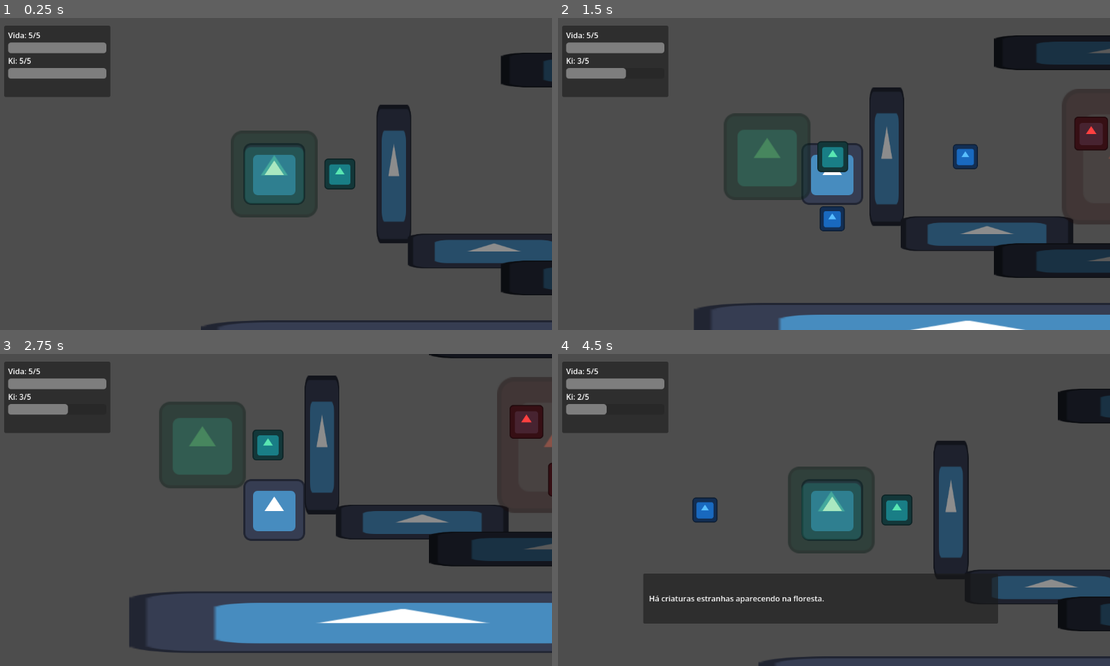
Above: before the commit, frames 1-4 (two rows, left to right).
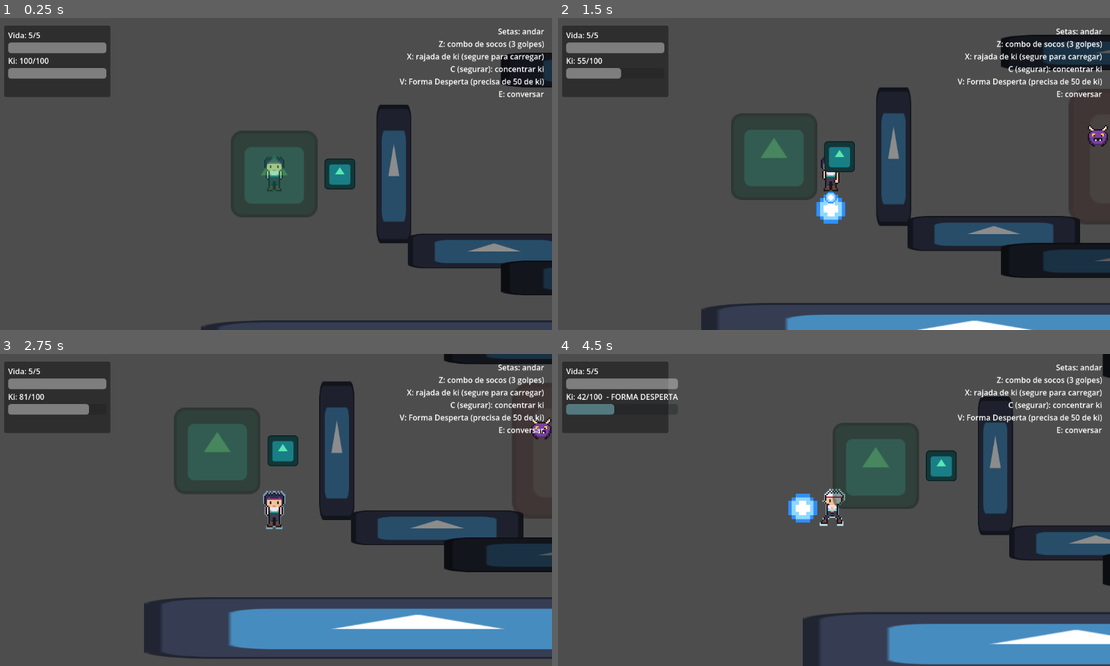
Above: after the commit, the same moments.

Repository: cadiguni/ki-adventure
Game: Godot game, scene res://scenes/main.tscn
The game is run twice, just before and just after one commit, with the same random seed, the same clock (stepped at 60 frames per second) and the same inputs. The engine's default icon, where the game draws it, is replaced by a stand-in: a white triangle on a blue panel in a dark square.
Inputs:
- Up to frame 1 (0.25 s): no input
- Up to frame 2 (1.5 s): tap Enter at 0.5 s; hold Right (ui_right) 0.53-1.28 s; hold X (ki_blast) 0.53-1.28 s; tap Z (attack) at 0.6 s; hold Down (ui_down) from 1.28 s (still down); tap X (ki_blast) at 1.35 s
- Up to frame 3 (2.75 s): tap C (charge_ki, bound only after the commit) at 1.55 s; release Down (ui_down) at 2.03 s; hold Right (ui_right) from 2.03 s (still down); hold C (charge_ki, bound only after the commit) from 2.03 s (still down); tap V (transform, bound only after the commit) at 2.3 s
- Up to frame 4 (4.5 s): release Right (ui_right) at 2.78 s; release C (charge_ki, bound only after the commit) at 2.78 s; hold Up (ui_up) 2.78-3.53 s; tap V (transform, bound only after the commit) at 2.85 s; tap Z (attack) at 3.05, 3.6 s; hold X (ki_blast) 3.53-4.28 s; hold Left (ui_left) from 3.53 s (still down); tap E (interact) at 4.35 s

The runs differ from the first frame. In frame 1, 2.1% of the frame differs, in the area x 3-99%, y 3-57%; in frame 2, 8.3%; in frame 3, 21%; in frame 4, 37%, in the area x 1-100%, y 0-100%.

Commit message:
Refactor enemy and player mechanics; update UI and add sprite generation tool
- Adjusted basic enemy properties including size and texture.
- Enhanced player character with new attack combos, transformation mechanics, and ki charging system.
- Updated projectile behavior to include knockback and piercing effects.
- Improved player status UI to reflect transformation state and added control instructions.
- Introduced a PowerShell script for generating pixel art sprites from text-based designs.

Diff:
--- a/project.godot
+++ b/project.godot
@@ -12,7 +12,7 @@
 
 config/name="ki-adventure-buu-fury"
 run/main_scene="res://scenes/main.tscn"
-config/features=PackedStringArray("4.6", "Mobile")
+config/features=PackedStringArray("4.7", "Mobile")
 config/icon="res://icon.svg"
 
 [input]
@@ -32,6 +32,16 @@
 "events": [Object(InputEventKey,"resource_local_to_scene":false,"resource_name":"","device":-1,"window_id":0,"alt_press …(192 unchanged characters)…
 ]
 }
+charge_ki={
+"deadzone": 0.2,
+"events": [Object(InputEventKey,"resource_local_to_scene":false,"resource_name":"","device":-1,"window_id":0,"alt_pressed":false,"shift_pressed":false,"ctrl_pressed":false,"meta_pressed":false,"pressed":false,"keycode":0,"physical_keycode":67,"key_label":0,"unicode":99,"location":0,"echo":false,"script":null)
+]
+}
+transform={
+"deadzone": 0.2,
+"events": [Object(InputEventKey,"resource_local_to_scene":false,"resource_name":"","device":-1,"window_id":0,"alt_pressed":false,"shift_pressed":false,"ctrl_pressed":false,"meta_pressed":false,"pressed":false,"keycode":0,"physical_keycode":86,"key_label":0,"unicode":118,"location":0,"echo":false,"script":null)
+]
+}
 
 [physics]
 
--- a/scenes/enemies/basic_enemy.tscn
+++ b/scenes/enemies/basic_enemy.tscn
@@ -1,16 +1,16 @@
-[gd_scene load_steps=6 format=3]
+[gd_scene format=3]
 
 [ext_resource type="Script" path="res://scripts/enemies/basic_enemy.gd" id="1_enemy_script"]
-[ext_resource type="Texture2D" uid="uid://c0m2m3ht1x2a3" path="res://icon.svg" id="2_icon"]
+[ext_resource type="Texture2D" path="res://assets/sprites/invader.png" id="2_invader"]
 
 [sub_resource type="RectangleShape2D" id="RectangleShape2D_enemy"]
-size = Vector2(72, 72)
+size = Vector2(44, 44)
 
 [sub_resource type="CircleShape2D" id="CircleShape2D_detection"]
 radius = 220.0
 
 [sub_resource type="RectangleShape2D" id="RectangleShape2D_contact"]
-size = Vector2(82, 82)
+size = Vector2(52, 52)
 
 [node name="BasicEnemy" type="Area2D"]
 collision_layer = 4
@@ -18,9 +18,9 @@
 script = ExtResource("1_enemy_script")
 
 [node name="Sprite2D" type="Sprite2D" parent="."]
-scale = Vector2(0.55, 0.55)
-modulate = Color(1, 0.25, 0.25, 1)
-texture = ExtResource("2_icon")
+texture_filter = 1
+scale = Vector2(3, 3)
+texture = ExtResource("2_invader")
 
 [node name="CollisionShape2D" type="CollisionShape2D" parent="."]
 shape = SubResource("RectangleShape2D_enemy")
--- a/scenes/player/Player.tscn
+++ b/scenes/player/Player.tscn
@@ -1,14 +1,34 @@
-[gd_scene load_steps=6 format=3 uid="uid://d2sf1ks3un5ha"]
+[gd_scene format=3 uid="uid://d2sf1ks3un5ha"]
 
 [ext_resource type="Script" path="res://scripts/player/player.gd" id="1_v6fml"]
-[ext_resource type="Texture2D" uid="uid://c0m2m3ht1x2a3" path="res://icon.svg" id="2_3li8b"]
 [ext_resource type="PackedScene" path="res://scenes/projectiles/ki_projectile.tscn" id="2_ltkjv"]
+[ext_resource type="Texture2D" path="res://assets/sprites/hero.png" id="3_hero"]
+[ext_resource type="Texture2D" path="res://assets/sprites/hero_awakened.png" id="4_awakened"]
+[ext_resource type="Texture2D" path="res://assets/sprites/ki_orb.png" id="5_ki_orb"]
+[ext_resource type="Texture2D" path="res://assets/sprites/impact.png" id="6_impact"]
+
+[sub_resource type="Shader" id="Shader_aura"]
+code = "// Desenha a silhueta do sprite com uma cor so, somando luz (efeito de brilho).
+shader_type canvas_item;
+render_mode blend_add;
+
+uniform vec4 aura_color : source_color = vec4(0.45, 0.8, 1.0, 0.45);
+
+void fragment() {
+	float alpha = texture(TEXTURE, UV).a;
+	COLOR = vec4(aura_color.rgb, alpha * aura_color.a);
+}
+"
+
+[sub_resource type="ShaderMaterial" id="ShaderMaterial_aura"]
+shader = SubResource("Shader_aura")
+shader_parameter/aura_color = Color(0.45, 0.8, 1, 0.45)
 
 [sub_resource type="RectangleShape2D" id="RectangleShape2D_0hol4"]
-size = Vector2(126, 127)
+size = Vector2(36, 48)
 
 [sub_resource type="RectangleShape2D" id="RectangleShape2D_attack"]
-size = Vector2(80, 64)
+size = Vector2(56, 56)
 
 [node name="Node2D" type="Node2D" unique_id=1978040949]
 
@@ -16,11 +36,34 @@
 collision_layer = 2
 script = ExtResource("1_v6fml")
 ki_projectile_scene = ExtResource("2_ltkjv")
+normal_texture = ExtResource("3_hero")
+awakened_texture = ExtResource("4_awakened")
 
-[node name="AnimatedSprite2D" type="Sprite2D" parent="CharacterBody2D" unique_id=411851511]
-texture = ExtResource("2_3li8b")
+[node name="Aura" type="Sprite2D" parent="CharacterBody2D"]
+visible = false
+texture_filter = 1
+material = SubResource("ShaderMaterial_aura")
+scale = Vector2(3.45, 3.45)
+texture = ExtResource("3_hero")
+hframes = 4
+vframes = 3
+
+[node name="Sprite" type="Sprite2D" parent="CharacterBody2D" unique_id=411851511]
+texture_filter = 1
+scale = Vector2(3, 3)
+texture = ExtResource("3_hero")
+hframes = 4
+vframes = 3
+
+[node name="KiChargeOrb" type="Sprite2D" parent="CharacterBody2D"]
+visible = false
+z_index = 1
+texture_filter = 1
+scale = Vector2(2, 2)
+texture = ExtResource("5_ki_orb")
 
 [node name="CollisionShape2D" type="CollisionShape2D" parent="CharacterBody2D" unique_id=1773088853]
+position = Vector2(0, 12)
 shape = SubResource("RectangleShape2D_0hol4")
 
 [node name="Camera2D" type="Camera2D" parent="CharacterBody2D" unique_id=1287809078]
@@ -33,3 +76,10 @@
 [node name="CollisionShape2D" type="CollisionShape2D" parent="CharacterBody2D/AttackArea"]
 shape = SubResource("RectangleShape2D_attack")
 disabled = true
+
+[node name="Impact" type="Sprite2D" parent="CharacterBody2D/AttackArea"]
+visible = false
+z_index = 1
+texture_filter = 1
+scale = Vector2(2.5, 2.5)
+texture = ExtResource("6_impact")
--- a/scenes/projectiles/ki_projectile.tscn
+++ b/scenes/projectiles/ki_projectile.tscn
@@ -1,20 +1,20 @@
-[gd_scene load_steps=4 format=3]
+[gd_scene format=3]
 
 [ext_resource type="Script" path="res://scripts/projectiles/ki_projectile.gd" id="1_projectile_script"]
-[ext_resource type="Texture2D" uid="uid://c0m2m3ht1x2a3" path="res://icon.svg" id="2_icon"]
+[ext_resource type="Texture2D" path="res://assets/sprites/ki_orb.png" id="2_ki_orb"]
 
 [sub_resource type="CircleShape2D" id="CircleShape2D_projectile"]
-radius = 18.0
+radius = 12.0
 
 [node name="KiProjectile" type="Area2D"]
 collision_layer = 0
 collision_mask = 4
-scale = Vector2(0.4, 0.4)
 script = ExtResource("1_projectile_script")
 
 [node name="Sprite2D" type="Sprite2D" parent="."]
-modulate = Color(0.35, 0.75, 1, 1)
-texture = ExtResource("2_icon")
+texture_filter = 1
+scale = Vector2(3, 3)
+texture = ExtResource("2_ki_orb")
 
 [node name="CollisionShape2D" type="CollisionShape2D" parent="."]
 shape = SubResource("CircleShape2D_projectile")
--- a/scenes/ui/player_status_ui.tscn
+++ b/scenes/ui/player_status_ui.tscn
@@ -37,6 +37,19 @@
 text = "Objetivo: Derrote os invasores (0/3)"
 autowrap_mode = 3
 
+[node name="ControlsLabel" type="Label" parent="."]
+offset_left = 752.0
+offset_top = 16.0
+offset_right = 1136.0
+offset_bottom = 140.0
+text = "Setas: andar
+Z: combo de socos (3 golpes)
+X: rajada de ki (segure para carregar)
+C (segurar): concentrar ki
+V: Forma Desperta (precisa de 50 de ki)
+E: conversar"
+horizontal_alignment = 2
+
 [node name="DialoguePanel" type="Panel" parent="."]
 visible = false
 offset_left = 184.0
--- a/scripts/enemies/basic_enemy.gd
+++ b/scripts/enemies/basic_enemy.gd
@@ -1,22 +1,42 @@
 extends Area2D
 
 signal defeated
+
+# Quanto o empurrao perde de velocidade por segundo.
+const KNOCKBACK_FRICTION := 1400.0
+const HURT_COLOR := Color(1.0, 0.35, 0.35)
 
 @export var max_health: int = 3
 @export var move_speed: float = 80.0
 @export var contact_damage: int = 1
 
+@onready var sprite: Sprite2D = $Sprite2D
+@onready var contact_damage_area: Area2D = $ContactDamageArea
+
 var health: int
 var target_player: Node2D
 var is_defeated: bool = false
+var knockback_velocity: Vector2 = Vector2.ZERO
+var bob_time: float = 0.0
 
 
 func _ready() -> void:
 	add_to_group("quest_enemies")
 	health = max_health
+	# Cada inimigo comeca o "pulinho" em um momento diferente.
+	bob_time = randf() * TAU
 
 
 func _physics_process(delta: float) -> void:
+	bob_time += delta
+	sprite.position.y = sin(bob_time * 6.0) * 3.0
+
+	# Enquanto esta sendo empurrado, o inimigo nao persegue o jogador.
+	if knockback_velocity != Vector2.ZERO:
+		global_position += knockback_velocity * delta
+		knockback_velocity = knockback_velocity.move_toward(Vector2.ZERO, KNOCKBACK_FRICTION * delta)
+		return
+
 	if target_player == null:
 		return
 
@@ -29,12 +49,39 @@
 		return
 
 	health -= amount
+	flash_hurt()
 
-	# Remove o inimigo da cena quando a vida acaba.
 	if health <= 0:
 		is_defeated = true
 		defeated.emit()
-		queue_free()
+		play_defeat()
+
+
+func apply_knockback(direction: Vector2, force: float) -> void:
+	if is_defeated:
+		return
+
+	knockback_velocity = direction.normalized() * force
+
+
+func flash_hurt() -> void:
+	sprite.modulate = HURT_COLOR
+	var tween := create_tween()
+	tween.tween_property(sprite, "modulate", Color.WHITE, 0.2)
+
+
+func play_defeat() -> void:
+	# Para de se mexer e de causar dano, encolhe e some da cena.
+	set_physics_process(false)
+	set_deferred("monitorable", false)
+	contact_damage_area.set_deferred("monitoring", false)
+
+	var tween := create_tween()
+	tween.set_parallel(true)
+	tween.tween_property(sprite, "scale", Vector2.ZERO, 0.25)
+	tween.tween_property(sprite, "rotation", PI, 0.25)
+	await tween.finished
+	queue_free()
 
 
 func _on_detection_area_body_entered(body: Node2D) -> void:
--- a/scripts/player/player.gd
+++ b/scripts/player/player.gd
@@ -1,28 +1,91 @@
 extends CharacterBody2D
 
-signal stats_changed(current_health: int, max_health: int, current_ki: int, max_ki: int)
+signal stats_changed(current_health: int, max_health: int, current_ki: float, max_ki: float)
+signal transformation_changed(is_active: bool)
+
+# Linhas da folha de sprites (assets/sprites/hero.png).
+const ROW_DOWN := 0
+const ROW_UP := 1
+const ROW_SIDE := 2
+
+# Colunas da folha de sprites.
+const FRAME_IDLE := 0
+const FRAME_STEP_A := 1
+const FRAME_STEP_B := 2
+const FRAME_PUNCH := 3
+
+# Ciclo de caminhada: parado, passo A, parado, passo B.
+const WALK_CYCLE := [FRAME_IDLE, FRAME_STEP_A, FRAME_IDLE, FRAME_STEP_B]
+const WALK_FPS := 8.0
+
+# Enquanto ataca, o jogador anda mais devagar.
+const ATTACK_MOVE_FACTOR := 0.3
+
+const CHARGE_AURA_COLOR := Color(0.45, 0.8, 1.0, 0.45)
+const AWAKENED_AURA_COLOR := Color(0.75, 0.95, 1.0, 0.65)
+const AURA_SCALE := 1.15
 
 @export var speed: float = 180.0
 @export var max_health: int = 5
-@export var max_ki: int = 5
+@export var invulnerability_time: float = 0.8
+
+@export_group("Combo corpo a corpo")
 @export var attack_damage: int = 1
+@export var finisher_damage: int = 2
 @export var attack_time: float = 0.12
-@export var attack_distance: float = 96.0
-@export var invulnerability_time: float = 0.8
+@export var attack_distance: float = 44.0
+@export var combo_hits: int = 3
+@export var combo_window: float = 0.35
+@export var attack_knockback: float = 120.0
+@export var finisher_knockback: float = 420.0
+
+@export_group("Ki")
+@export var max_ki: float = 100.0
+@export var ki_charge_rate: float = 35.0
 @export var ki_projectile_scene: PackedScene
-@export var ki_spawn_distance: float = 72.0
-@export var ki_blast_cost: int = 1
+@export var ki_spawn_distance: float = 40.0
+@export var ki_blast_cost: float = 10.0
+@export var ki_blast_damage: int = 1
+@export var charged_blast_cost: float = 35.0
+@export var charged_blast_damage: int = 4
+@export var charged_blast_hold_time: float = 0.6
+
+@export_group("Forma Desperta")
+@export var transform_min_ki: float = 50.0
+@export var transform_ki_drain: float = 5.0
+@export var transform_speed_multiplier: float = 1.35
+@export var transform_damage_multiplier: int = 2
+@export var normal_texture: Texture2D
+@export var awakened_texture: Texture2D
 
 @onready var attack_area: Area2D = $AttackArea
 @onready var attack_shape: CollisionShape2D = $AttackArea/CollisionShape2D
-@onready var sprite: Sprite2D = $AnimatedSprite2D
+@onready var impact_sprite: Sprite2D = $AttackArea/Impact
+@onready var sprite: Sprite2D = $Sprite
+@onready var aura: Sprite2D = $Aura
+@onready var ki_charge_orb: Sprite2D = $KiChargeOrb
+@onready var camera: Camera2D = $Camera2D
 
 var current_health: int
-var current_ki: int
+var current_ki: float
 var last_direction: Vector2 = Vector2.DOWN
 var is_attacking: bool = false
 var is_invulnerable: bool = false
 var controls_enabled: bool = true
+
+var combo_step: int = 0
+var combo_timer: float = 0.0
+var punch_pose_time: float = 0.0
+var walk_time: float = 0.0
+
+var is_charging_ki: bool = false
+var is_holding_ki_blast: bool = false
+var ki_hold_time: float = 0.0
+
+var is_transformed: bool = false
+var is_transforming: bool = false
+var aura_time: float = 0.0
+var shake_time: float = 0.0
 
 
 func _ready() -> void:
@@ -34,10 +97,21 @@
 	emit_stats_changed()
 
 
-func _physics_process(_delta: float) -> void:
-	if not controls_enabled:
-		velocity = Vector2.ZERO
-		move_and_slide()
+func _physics_process(delta: float) -> void:
+	update_transformation(delta)
+	update_aura(delta)
+	update_camera_shake(delta)
+
+	if not controls_enabled or is_transforming:
+		stand_still(delta)
+		return
+
+	# Segurar "charge_ki" concentra energia: o jogador fica parado e o ki enche.
+	is_charging_ki = Input.is_action_pressed("charge_ki") and not is_attacking
+	if is_charging_ki:
+		cancel_ki_blast_hold()
+		charge_ki(delta)
+		stand_still(delta)
 		return
 
 	# Usa as acoes padrao do Godot para movimento em quatro direcoes.
@@ -46,14 +120,71 @@
 	if direction != Vector2.ZERO:
 		last_direction = direction.normalized()
 
-	velocity = direction * speed
+	var current_speed := speed
+	if is_transformed:
+		current_speed *= transform_speed_multiplier
+	if is_attacking:
+		current_speed *= ATTACK_MOVE_FACTOR
+
+	velocity = direction * current_speed
 	move_and_slide()
+
+	update_combo_timer(delta)
 
 	if Input.is_action_just_pressed("attack"):
 		attack()
 
-	if Input.is_action_just_pressed("ki_blast"):
-		shoot_ki_projectile()
+	handle_ki_blast_input(delta)
+
+	if Input.is_action_just_pressed("transform"):
+		toggle_transformation()
+
+	update_animation(direction, delta)
+
+
+func stand_still(delta: float) -> void:
+	velocity = Vector2.ZERO
+	move_and_slide()
+	update_animation(Vector2.ZERO, delta)
+
+
+# --- Animacao -----------------------------------------------------------------
+
+func update_animation(direction: Vector2, delta: float) -> void:
+	# Escolhe a linha da folha de sprites pela direcao em que o jogador olha.
+	var row := ROW_DOWN
+	if abs(last_direction.x) > abs(last_direction.y):
+		row = ROW_SIDE
+	elif last_direction.y < 0:
+		row = ROW_UP
+
+	# A folha so tem o lado direito; para a esquerda o sprite e espelhado.
+	sprite.flip_h = row == ROW_SIDE and last_direction.x < 0
+
+	var column := FRAME_IDLE
+	if punch_pose_time > 0.0:
+		punch_pose_time -= delta
+		column = FRAME_PUNCH
+	elif direction != Vector2.ZERO:
+		walk_time += delta
+		column = WALK_CYCLE[int(walk_time * WALK_FPS) % WALK_CYCLE.size()]
+	else:
+		walk_time = 0.0
+
+	sprite.frame_coords = Vector2i(column, row)
+
+
+# --- Combo corpo a corpo ------------------------------------------------------
+
+func update_combo_timer(delta: float) -> void:
+	if combo_timer <= 0.0:
+		return
+
+	combo_timer -= delta
+
+	# Demorou demais para o proximo golpe: o combo recomeca.
+	if combo_timer <= 0.0:
+		combo_step = 0
 
 
 func attack() -> void:
@@ -64,6 +195,19 @@
 		return
 
 	is_attacking = true
+
+	# Golpes 1, 2, 3, 1, 2, 3... O ultimo golpe do combo e mais forte.
+	combo_step = combo_step % combo_hits + 1
+	combo_timer = attack_time + combo_window
+	var is_finisher := combo_step == combo_hits
+
+	var damage := finisher_damage if is_finisher else attack_damage
+	if is_transformed:
+		damage *= transform_damage_multiplier
+	var knockback := finisher_knockback if is_finisher else attack_knockback
+
+	punch_pose_time = attack_time
+
 	# Move a area de ataque para a ultima direcao em que o jogador andou.
 	attack_area.position = last_direction * attack_distance
 	attack_area.monitoring = true
@@ -72,9 +216,17 @@
 	await get_tree().physics_frame
 
 	# Qualquer Area2D com take_damage pode receber dano deste ataque.
+	var hit_something := false
 	for area in attack_area.get_overlapping_areas():
 		if area.has_method("take_damage"):
-			area.take_damage(attack_damage)
+			area.take_damage(damage)
+			hit_something = true
+
+			if area.has_method("apply_knockback"):
+				area.apply_knockback(last_direction, knockback)
+
+	if hit_something:
+		show_impact(is_finisher)
 
 	await get_tree().create_timer(attack_time).timeout
 
@@ -83,24 +235,191 @@
 	is_attacking = false
 
 
-func shoot_ki_projectile() -> void:
+func show_impact(is_finisher: bool) -> void:
+	impact_sprite.visible = true
+	impact_sprite.rotation = randf() * TAU
+	impact_sprite.scale = Vector2.ONE * (4.5 if is_finisher else 2.5)
+
+	if is_finisher:
+		shake_camera(0.15)
+
+	await get_tree().create_timer(0.08).timeout
+	impact_sprite.visible = false
+
+
+# --- Ki -----------------------------------------------------------------------
+
+func charge_ki(delta: float) -> void:
+	if current_ki >= max_ki:
+		return
+
+	current_ki = minf(current_ki + ki_charge_rate * delta, max_ki)
+	emit_stats_changed()
+
+
+func handle_ki_blast_input(delta: float) -> void:
+	if Input.is_action_just_pressed("ki_blast"):
+		is_holding_ki_blast = true
+		ki_hold_time = 0.0
+
+	if not is_holding_ki_blast:
+		return
+
+	if Input.is_action_pressed("ki_blast"):
+		ki_hold_time += delta
+		update_ki_charge_orb()
+		return
+
+	# Soltou o botao: toque rapido = rajada normal, segurar = rajada carregada.
+	var held_long_enough := ki_hold_time >= charged_blast_hold_time
+	cancel_ki_blast_hold()
+
+	if held_long_enough and current_ki >= charged_blast_cost:
+		shoot_ki_projectile(charged_blast_cost, charged_blast_damage, 2.5, true)
+		shake_camera(0.2)
+	else:
+		shoot_ki_projectile(ki_blast_cost, ki_blast_damage, 1.0, false)
+
+
+func update_ki_charge_orb() -> void:
+	# Mostra uma esfera crescendo na frente do jogador enquanto o botao e segurado.
+	var progress := minf(ki_hold_time / charged_blast_hold_time, 1.0)
+	var is_ready := progress >= 1.0 and current_ki >= charged_blast_cost
+
+	ki_charge_orb.visible = ki_hold_time > 0.12
+	ki_charge_orb.position = last_direction * ki_spawn_distance
+	ki_charge_orb.scale = Vector2.ONE * lerpf(2.0, 5.0, progress)
+
+	if is_ready:
+		ki_charge_orb.modulate = Color.WHITE
+		ki_charge_orb.scale *= 1.0 + 0.1 * sin(aura_time * 30.0)
+	else:
+		ki_charge_orb.modulate = Color(1, 1, 1, 0.5)
+
+
+func cancel_ki_blast_hold() -> void:
+	is_holding_ki_blast = false
+	ki_hold_time = 0.0
+	ki_charge_orb.visible = false
+
+
+func shoot_ki_projectile(cost: float, damage: int, size: float, pierce: bool) -> void:
 	if not controls_enabled:
 		return
 
 	if ki_projectile_scene == null:
 		return
 
-	if current_ki < ki_blast_cost:
-		return
-
-	current_ki -= ki_blast_cost
+	if current_ki < cost:
+		return
+
+	current_ki -= cost
 	emit_stats_changed()
+
+	if is_transformed:
+		damage *= transform_damage_multiplier
+
+	punch_pose_time = 0.15
 
 	var projectile := ki_projectile_scene.instantiate()
 	get_tree().current_scene.add_child(projectile)
 	projectile.global_position = global_position + last_direction * ki_spawn_distance
-	projectile.setup(last_direction)
-
+	projectile.setup(last_direction, damage, size, pierce)
+
+
+# --- Transformacao (Forma Desperta) ------------------------------------------
+
+func toggle_transformation() -> void:
+	if is_transformed:
+		set_transformed(false)
+	elif current_ki >= transform_min_ki:
+		start_transformation()
+
+
+func start_transformation() -> void:
+	is_transforming = true
+	is_invulnerable = true
+	cancel_ki_blast_hold()
+	shake_camera(0.6)
+
+	# Explosao de energia: a aura cresce, o visual muda e a aura volta ao normal.
+	set_aura_color(AWAKENED_AURA_COLOR)
+	aura.visible = true
+	var tween := create_tween()
+	tween.tween_property(aura, "scale", sprite.scale * 2.2, 0.3)
+	tween.tween_callback(set_transformed.bind(true))
+	tween.tween_property(aura, "scale", sprite.scale * AURA_SCALE, 0.3)
+	await tween.finished
+
+	is_transforming = false
+	is_invulnerable = false
+
+
+func set_transformed(active: bool) -> void:
+	is_transformed = active
+
+	var texture := awakened_texture if active else normal_texture
+	if texture != null:
+		sprite.texture = texture
+		aura.texture = texture
+
+	transformation_changed.emit(active)
+
+
+func update_transformation(delta: float) -> void:
+	# Durante dialogos (controles desligados) a forma nao gasta ki.
+	if not is_transformed or not controls_enabled:
+		return
+
+	current_ki = maxf(current_ki - transform_ki_drain * delta, 0.0)
+	emit_stats_changed()
+
+	if current_ki <= 0.0:
+		set_transformed(false)
+
+
+# --- Efeitos visuais ----------------------------------------------------------
+
+func update_aura(delta: float) -> void:
+	aura_time += delta
+
+	# Durante a transformacao quem controla a aura e o tween.
+	if is_transforming:
+		aura.frame_coords = sprite.frame_coords
+		aura.flip_h = sprite.flip_h
+		return
+
+	aura.visible = is_charging_ki or is_transformed
+	if not aura.visible:
+		return
+
+	# A aura e uma copia do sprite, maior, de uma cor so e pulsando.
+	aura.frame_coords = sprite.frame_coords
+	aura.flip_h = sprite.flip_h
+	aura.scale = sprite.scale * AURA_SCALE * (1.0 + 0.06 * sin(aura_time * 18.0))
+	set_aura_color(AWAKENED_AURA_COLOR if is_transformed else CHARGE_AURA_COLOR)
+
+
+func set_aura_color(color: Color) -> void:
+	var aura_material := aura.material as ShaderMaterial
+	if aura_material != null:
+		aura_material.set_shader_parameter("aura_color", color)
+
+
+func shake_camera(duration: float) -> void:
+	shake_time = maxf(shake_time, duration)
+
+
+func update_camera_shake(delta: float) -> void:
+	if shake_time <= 0.0:
+		camera.offset = Vector2.ZERO
+		return
+
+	shake_time -= delta
+	camera.offset = Vector2(randf_range(-4.0, 4.0), randf_range(-4.0, 4.0))
+
+
+# --- Vida ---------------------------------------------------------------------
 
 func take_damage(amount: int) -> void:
 	if is_invulnerable:
@@ -153,3 +472,6 @@
 		attack_area.monitoring = false
 		attack_shape.disabled = true
 		is_attacking = false
+		is_charging_ki = false
+		punch_pose_time = 0.0
+		cancel_ki_blast_hold()
--- a/scripts/projectiles/ki_projectile.gd
+++ b/scripts/projectiles/ki_projectile.gd
@@ -1,15 +1,21 @@
 extends Area2D
 
 @export var speed: float = 360.0
-@export var damage: int = 1
 @export var max_distance: float = 420.0
+@export var knockback_force: float = 160.0
 
 var direction: Vector2 = Vector2.RIGHT
+var damage: int = 1
 var traveled_distance: float = 0.0
+# A rajada carregada atravessa os inimigos em vez de sumir no primeiro.
+var pierce: bool = false
 
 
-func setup(new_direction: Vector2) -> void:
+func setup(new_direction: Vector2, new_damage: int = 1, size: float = 1.0, can_pierce: bool = false) -> void:
 	direction = new_direction.normalized()
+	damage = new_damage
+	scale = Vector2.ONE * size
+	pierce = can_pierce
 
 
 func _physics_process(delta: float) -> void:
@@ -22,6 +28,13 @@
 
 
 func _on_area_entered(area: Area2D) -> void:
-	if area.has_method("take_damage"):
-		area.take_damage(damage)
+	if not area.has_method("take_damage"):
+		return
+
+	area.take_damage(damage)
+
+	if area.has_method("apply_knockback"):
+		area.apply_knockback(direction, knockback_force * scale.x)
+
+	if not pierce:
 		queue_free()
--- a/scripts/ui/player_status_ui.gd
+++ b/scripts/ui/player_status_ui.gd
@@ -1,4 +1,6 @@
 extends CanvasLayer
+
+const AWAKENED_KI_COLOR := Color(0.6, 0.95, 1.0)
 
 @onready var health_bar: ProgressBar = $Panel/VBoxContainer/HealthBar
 @onready var ki_bar: ProgressBar = $Panel/VBoxContainer/KiBar
@@ -7,6 +9,8 @@
 @onready var objective_label: Label = $Panel/VBoxContainer/ObjectiveLabel
 @onready var dialogue_panel: Panel = $DialoguePanel
 @onready var dialogue_label: Label = $DialoguePanel/MarginContainer/DialogueLabel
+
+var is_awakened: bool = false
 
 
 func _ready() -> void:
@@ -23,21 +27,29 @@
 		return
 
 	player.connect("stats_changed", Callable(self, "update_bars"))
+	player.connect("transformation_changed", Callable(self, "_on_transformation_changed"))
 
 	var stats: Dictionary = player.call("get_stats")
 	update_bars(stats["current_health"], stats["max_health"], stats["current_ki"], stats["max_ki"])
 
 
-func update_bars(current_health: int, max_health: int, current_ki: int, max_ki: int) -> void:
+func update_bars(current_health: int, max_health: int, current_ki: float, max_ki: float) -> void:
 	health_label.text = "Vida: %d/%d" % [current_health, max_health]
 	health_bar.max_value = max_health
 	health_bar.value = current_health
 	health_bar.tooltip_text = "Vida: %d/%d" % [current_health, max_health]
 
-	ki_label.text = "Ki: %d/%d" % [current_ki, max_ki]
+	ki_label.text = "Ki: %d/%d" % [int(current_ki), int(max_ki)]
+	if is_awakened:
+		ki_label.text += "  - FORMA DESPERTA"
 	ki_bar.max_value = max_ki
 	ki_bar.value = current_ki
-	ki_bar.tooltip_text = "Ki: %d/%d" % [current_ki, max_ki]
+	ki_bar.tooltip_text = "Ki: %d/%d" % [int(current_ki), int(max_ki)]
+
+
+func _on_transformation_changed(is_active: bool) -> void:
+	is_awakened = is_active
+	ki_bar.modulate = AWAKENED_KI_COLOR if is_active else Color.WHITE
 
 
 func show_dialogue_line(text: String) -> void:
Binary file added: assets/sprites/hero.png
Binary file added: assets/sprites/hero_awakened.png
Binary file added: assets/sprites/impact.png
Binary file added: assets/sprites/invader.png
Binary file added: assets/sprites/ki_orb.png
Not shown: 1 places in scenes/ui/player_status_ui.tscn that only renumber resources
Not shown, added: tools/generate_sprites.ps1
